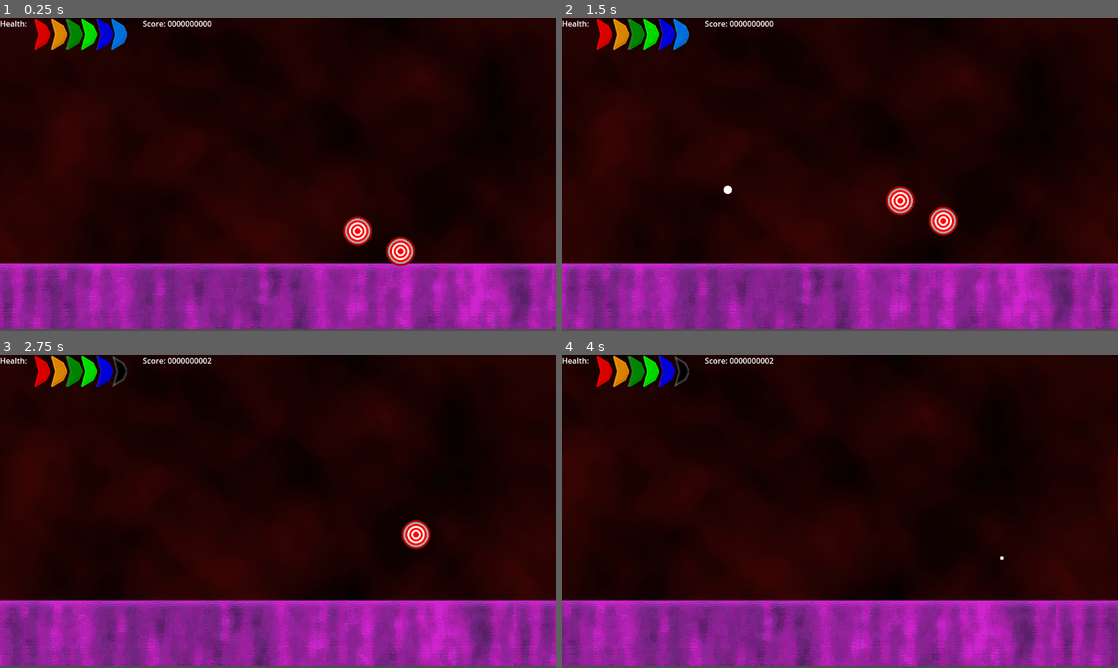
Above: before the commit, frames 1-4 (two rows, left to right).
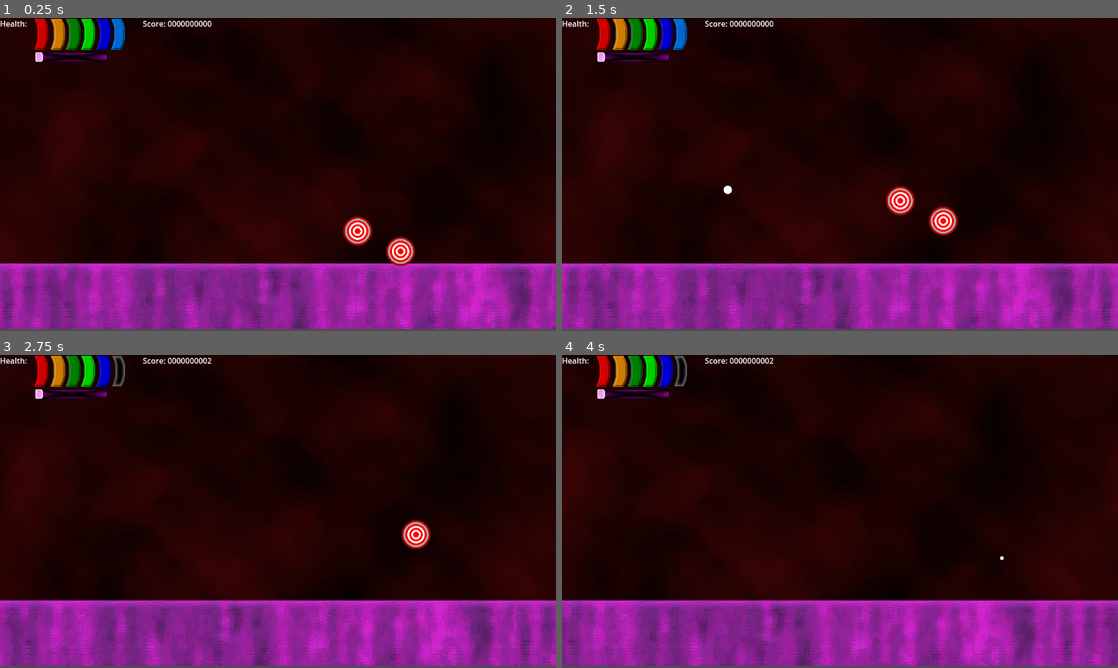
Above: after the commit, the same moments.

Repository: davididev/lightgungame
Game: Godot game, scene res://Scenes/Bonus1.tscn
Two runs of this game, one before a commit and one after it. Both use one fixed random seed, a clock stepped at 60 frames per second and the inputs below.
Inputs (mouse positions are in pixels of both pictures, inside the frame that each line leads up to):
- Up to frame 1 (0.25 s): no input
- Up to frame 2 (1.5 s): move the mouse to (962, 158) at 0.52 s; click (962, 158) at 0.67 s; move the mouse to (728, 190) at 1.27 s; click (728, 190) at 1.42 s
- Up to frame 3 (2.75 s): move the mouse to (333, 442) at 2.02 s; click (333, 442) at 2.17 s
- Up to frame 4 (4 s): move the mouse to (812, 574) at 2.77 s; click (812, 574) at 2.92 s; move the mouse to (1006, 558) at 3.52 s; click (1006, 558) at 3.67 s

The runs differ from the first frame. In frame 1, 0.9% of the frame differs, in the area x 6-23%, y 0-14%; in frame 2, 0.9%; in frame 3, 0.9%; in frame 4, 0.9%.

Commit message:
Updated UI
Added a forcefield bar and updated the Health units to look nicer.

Diff:
--- a/Prefabs/Player.tscn
+++ b/Prefabs/Player.tscn
@@ -1,13 +1,18 @@
-[gd_scene load_steps=7 format=3 uid="uid://byosm6kwjujrd"]
+[gd_scene load_steps=10 format=3 uid="uid://byosm6kwjujrd"]
 
 [ext_resource type="Script" path="res://Prefabs/Player.gd" id="1_okwfa"]
 [ext_resource type="PackedScene" uid="uid://c6qs6h5ebcg4q" path="res://Prefabs/PlayerBullet.tscn" id="2_86q4p"]
 [ext_resource type="Script" path="res://Prefabs/PlayerUI.gd" id="3_7gj4f"]
 [ext_resource type="Texture2D" uid="uid://cxepkpc338ryp" path="res://UI/Game/HealthBG.png" id="3_xvyfe"]
 [ext_resource type="Texture2D" uid="uid://b2pxykik6pq58" path="res://UI/Game/HealthFG.png" id="4_hpysl"]
+[ext_resource type="Texture2D" uid="uid://ux5f6maiondr" path="res://UI/Game/ForcefieldBarBG.png" id="6_emh5t"]
+[ext_resource type="Texture2D" uid="uid://b3rgvescw7lvv" path="res://UI/Game/ForcefieldBarFG.png" id="7_p2ehw"]
 
 [sub_resource type="RectangleShape2D" id="RectangleShape2D_3aa34"]
 size = Vector2(4000, 4000)
+
+[sub_resource type="CanvasItemMaterial" id="CanvasItemMaterial_pxakj"]
+blend_mode = 1
 
 [node name="PlayerCamera" type="Camera2D"]
 anchor_mode = 0
@@ -93,4 +98,20 @@
 offset_bottom = 64.0
 texture = ExtResource("4_hpysl")
 
+[node name="ForcefieldChargeBG" type="TextureRect" parent="CanvasLayer"]
+offset_left = 73.0
+offset_top = 71.0
+offset_right = 223.0
+offset_bottom = 91.0
+texture = ExtResource("6_emh5t")
+
+[node name="ForcefieldChargeFG" type="NinePatchRect" parent="CanvasLayer/ForcefieldChargeBG"]
+material = SubResource("CanvasItemMaterial_pxakj")
+layout_mode = 0
+offset_right = 150.0
+offset_bottom = 20.0
+texture = ExtResource("7_p2ehw")
+patch_margin_left = 8
+patch_margin_right = 8
+
 [connection signal="input_event" from="RigidBody2D" to="." method="_on_rigid_body_2d_input_event"]
--- a/Prefabs/PlayerUI.gd
+++ b/Prefabs/PlayerUI.gd
@@ -11,24 +11,31 @@
 func test_health():
 	set_health(6);
 	set_score(0);
+	set_forcefield_perc(0.0);
 	await get_tree().create_timer(2.0).timeout;
 	set_health(5);
 	set_score(2);
+	set_forcefield_perc(0.1);
 	await get_tree().create_timer(2.0).timeout;
 	set_health(4);
 	set_score(99);
+	set_forcefield_perc(0.2);
 	await get_tree().create_timer(2.0).timeout;
 	set_health(3);
 	set_score(120);
+	set_forcefield_perc(0.3);
 	await get_tree().create_timer(2.0).timeout;
 	set_health(2);
 	set_score(200);
+	set_forcefield_perc(0.4);
 	await get_tree().create_timer(2.0).timeout;
 	set_health(1);
 	set_score(4333);
+	set_forcefield_perc(0.5);
 	await get_tree().create_timer(2.0).timeout;
 	set_health(0);
 	set_score(54333);
+	set_forcefield_perc(0.6);
 	await get_tree().create_timer(2.0).timeout;
 
 # Called every frame. 'delta' is the elapsed time since the previous frame.
@@ -43,3 +50,9 @@
 
 func set_score(s : int):
 	get_node("ScoreLabel").text = "Score: %010d" % [s]
+
+
+func set_forcefield_perc(perc : float):
+	var s = get_node("ForcefieldChargeBG/ForcefieldChargeFG").size;
+	s.x = 150 * perc;
+	get_node("ForcefieldChargeBG/ForcefieldChargeFG").size = s;
--- a/project.godot
+++ b/project.godot
@@ -10,7 +10,8 @@
 
 [application]
 
-config/name="TEMP"
+config/name="Green Alien Hunter"
+config/description="A lightgun style game in which you hunt green aliens and shoot them before they shoot you."
 run/main_scene="res://Scenes/Bonus1.tscn"
 config/features=PackedStringArray("4.2", "Mobile")
 config/icon="res://icon.svg"
Binary file added: UI/Game/ForcefieldBarBG.png
Not shown, added: UI/Game/ForcefieldBarBG.png.import
Binary file added: UI/Game/ForcefieldBarFG.png
Not shown, added: UI/Game/ForcefieldBarFG.png.import
Binary file changed: UI/Game/HealthBG.png
Binary file changed: UI/Game/HealthFG.png
